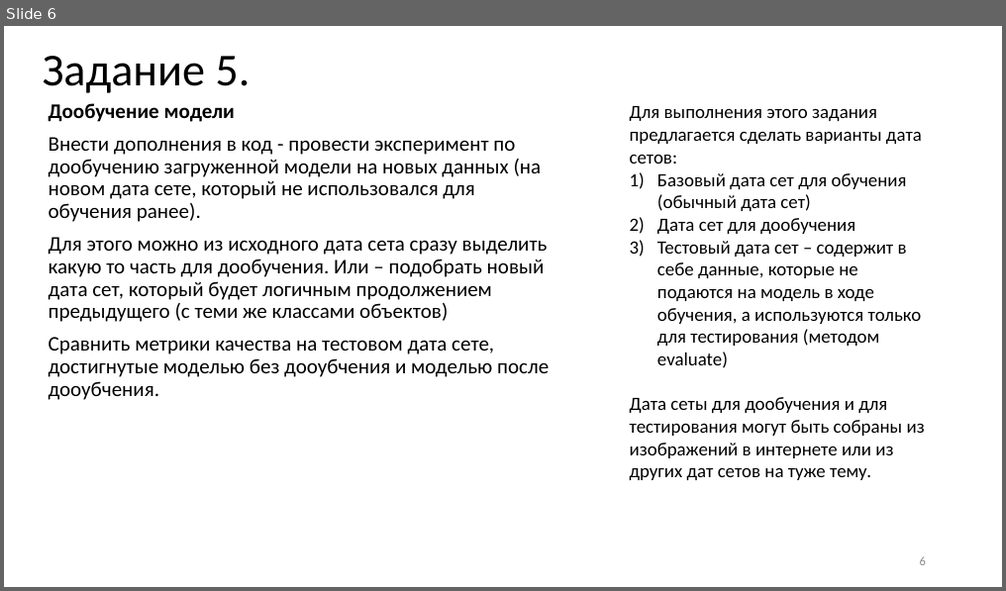
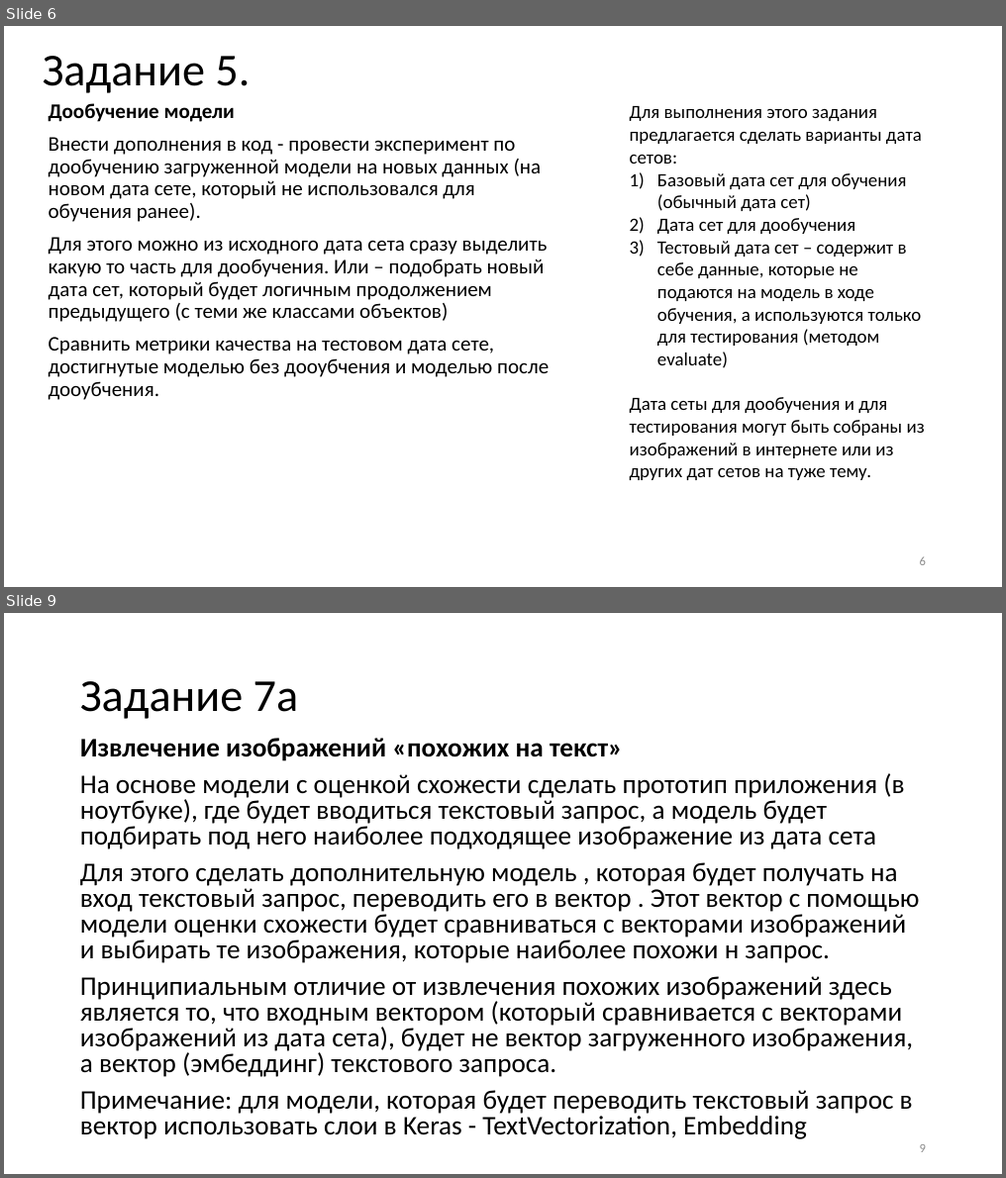
Before and after one commit to itc202/praktik, a slide deck: Нейросети_2024_практические_less2.pptx. Shown one above the other, each under a label of ours: slide 6 before the commit, slides 6 and 9 after it; the slides between them are not shown. The pictures are 1006x591 and 1006x1178 pixels, drawn with LibreOffice and Linux fonts; fonts in the diff are those of the drawing. Boxes give left, top, right and bottom in pixels: in the first picture for what was removed or moved away, otherwise in the second. Text is boxed around its words. In the diff, an @@ line names an element or a change of style, - is before the commit and + after.

```diff
--- a/Нейросети_2024_практические_less2.pptx
+++ b/Нейросети_2024_практические_less2.pptx
@@ slide 9 added at box(4, 613, 1002, 1174), background #FFFFFF @@
@@ title added at box(80, 681, 299, 719), 44 pt, text #000000 @@
+Задание 7а
@@ text added at box(80, 738, 919, 1140), 25.9 pt, text #000000 @@
+Извлечение изображений «похожих на текст»
+На основе модели с оценкой схожести сделать прототип приложения (в ноутбуке), где будет вводиться текстовый запрос, а модель будет подбирать под него наиболее подходящее изображение из дата сета
+Для этого сделать дополнительную модель , которая будет получать на вход текстовый запрос, переводить его в вектор . Этот вектор с помощью модели оценки схожести будет сравниваться с векторами изображений и выбирать те изображения, которые наиболее похожи н запрос.
+Принципиальным отличие от извлечения похожих изображений здесь является то, что входным вектором (который сравнивается с векторами изображений из дата сета), будет не вектор загруженного изображения, а вектор (эмбеддинг) текстового запроса.
+Примечание: для модели, которая будет переводить текстовый запрос в вектор использовать слои в Keras - TextVectorization, Embedding
@@ page number added at box(920, 1145, 926, 1153), 12 pt, text #8C8C8C @@
+9
```
Also in this commit, not shown: 2 slides changed, 1 other slide added.
